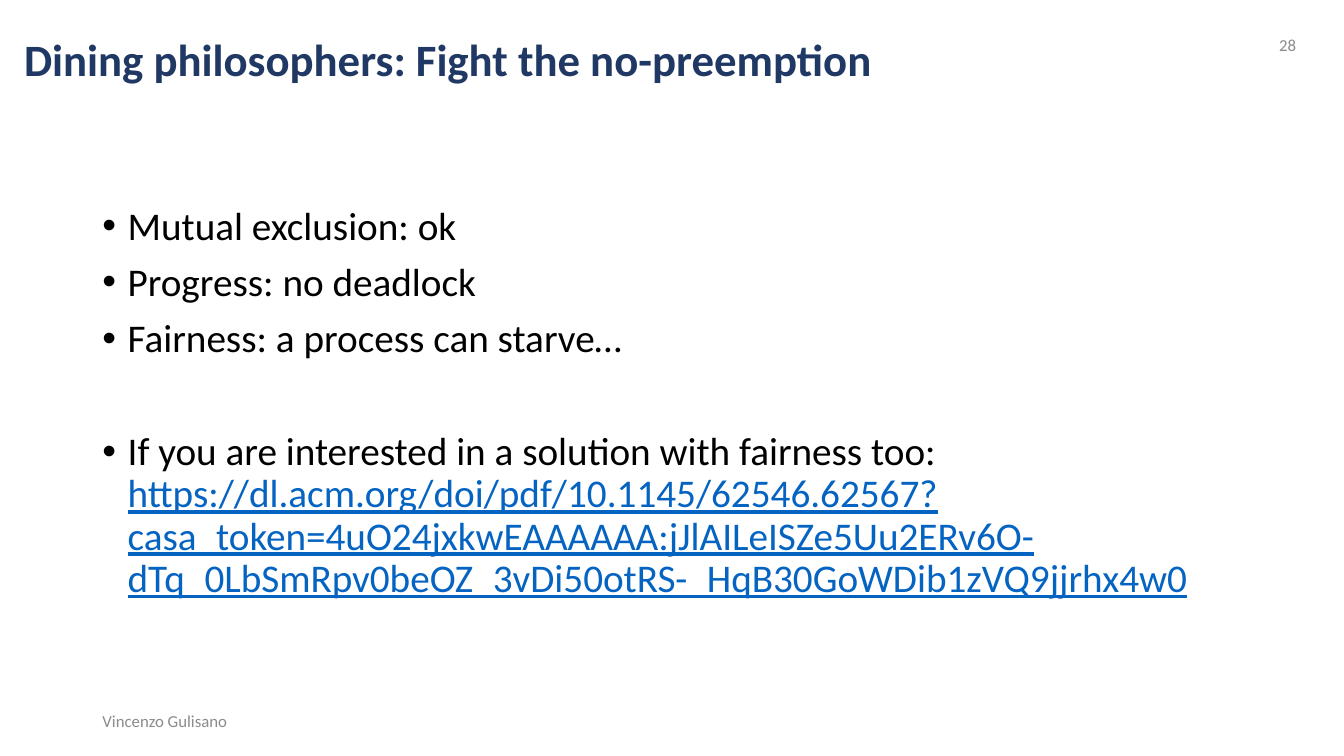
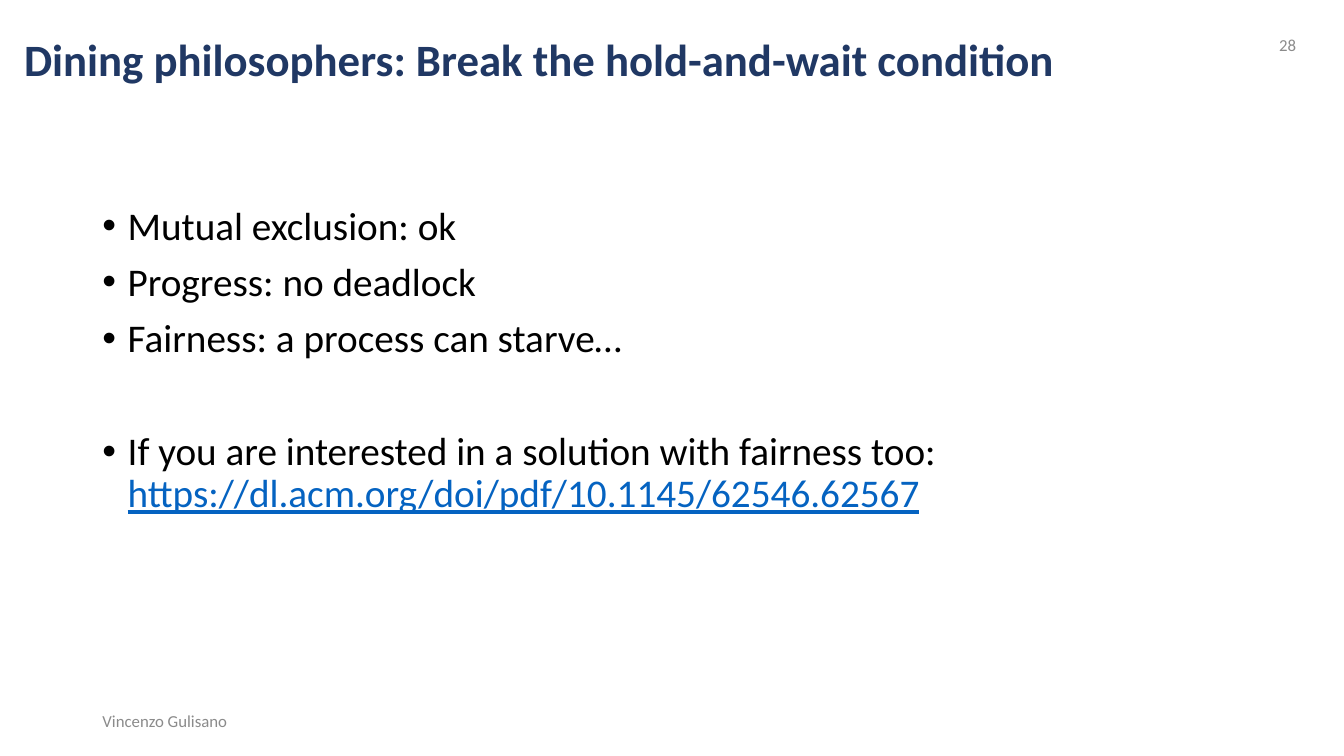
Before and after one commit to Josefgus/os_material, a slide deck: slide 28 of synchronization_part_2/synchronization_part_2.pptx. Drawn at 1344x756 pixels with LibreOffice and Linux fonts; fonts in the diff are those of the drawing. Boxes give left, top, right and bottom in pixels: in the first picture for what was removed or moved away, otherwise in the second. Text is boxed around its words. In the diff, an @@ line names an element or a change of style, - is before the commit and + after.

```diff
--- a/synchronization_part_2/synchronization_part_2.pptx
+++ b/synchronization_part_2/synchronization_part_2.pptx
@@ text at bbox=[24, 44, 1053, 84]: text changed @@
-Dining philosophers: Fight the no-preemption
+Dining philosophers: Break the hold-and-wait condition
@@ text at bbox=[128, 437, 935, 514]: text changed @@
-• If you are interested in a solution with fairness too: https://dl.acm.org/doi/pdf/10.1145/62546.62567?casa_token=4uO24jxkwEAAAAAA:jJlAILeISZe5Uu2ERv6O-dTq_0LbSmRpv0beOZ_3vDi50otRS-_HqB30GoWDib1zVQ9jjrhx4w0
+• If you are interested in a solution with fairness too: https://dl.acm.org/doi/pdf/10.1145/62546.62567
```
Also in this commit, not shown: 31 other slides changed, 4 other files.
